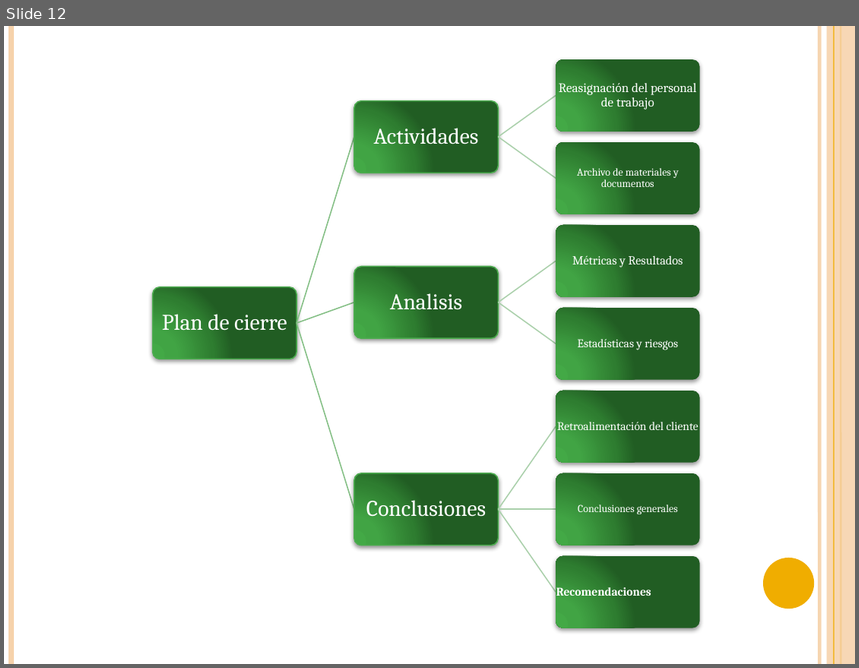
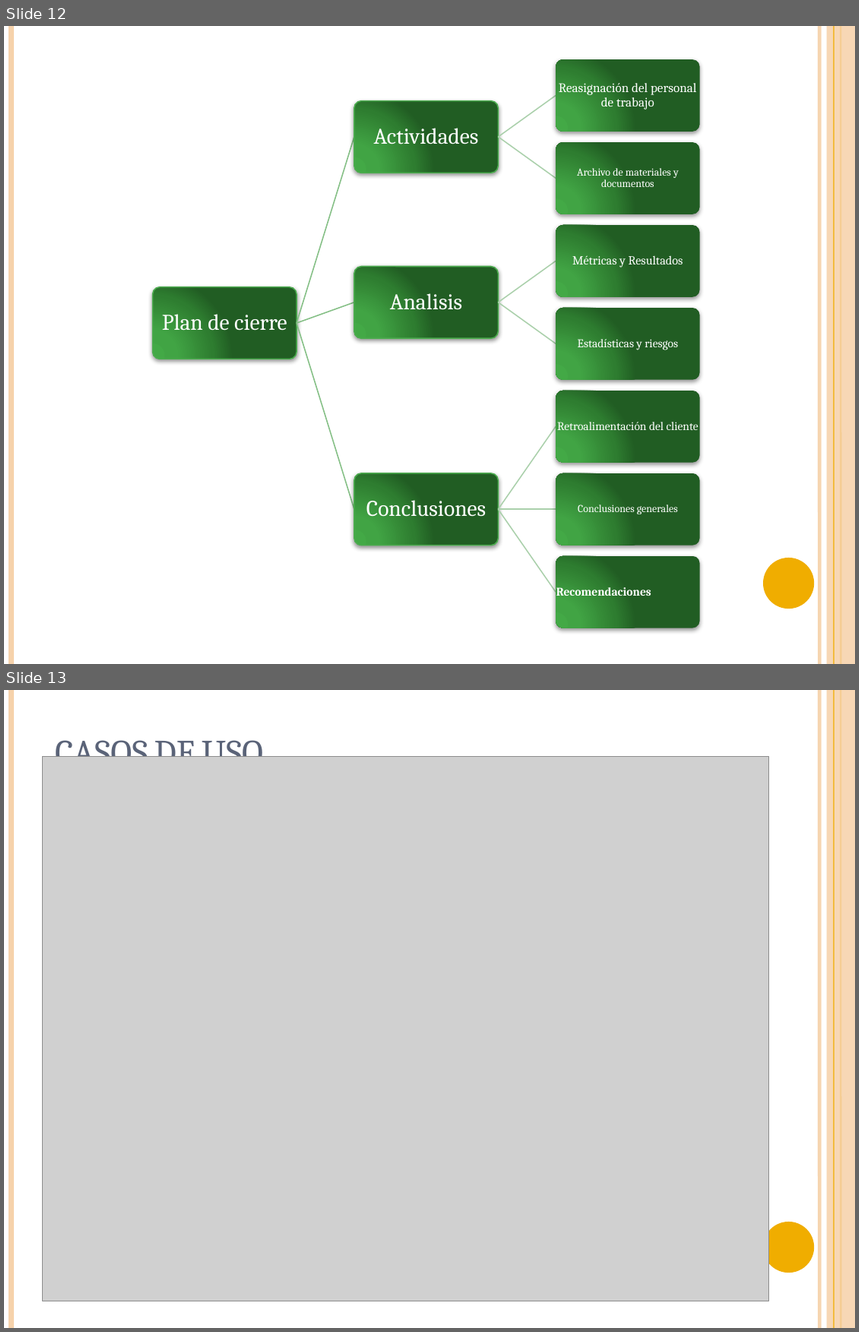
Before and after one commit to doomer4646/alimnova, a slide deck: EXPO/EXPOV0.0.pptx. Shown one above the other, each under a label of ours: slide 12 before the commit, slides 12 and 13 after it. The pictures are 859x668 and 859x1332 pixels, drawn with LibreOffice and Linux fonts; fonts in the diff are those of the drawing; grey boxes stand for pictures. Boxes give left, top, right and bottom in pixels: in the first picture for what was removed or moved away, otherwise in the second. Text is boxed around its words. In the diff, an @@ line names an element or a change of style, - is before the commit and + after.

```diff
--- a/EXPO/EXPOV0.0.pptx
+++ b/EXPO/EXPOV0.0.pptx
@@ slide 13 added at box(4, 690, 855, 1328), background #FFFFFF; not listed: 6 template elements that a slide beside it also shows @@
@@ title added at box(55, 733, 263, 757), 30 pt, text #5A6378, small capitals @@
+CASOS DE USO
@@ picture added at box(42, 756, 769, 1302) @@
```
Also in this commit, not shown: 1 slide removed, 13 other files.
